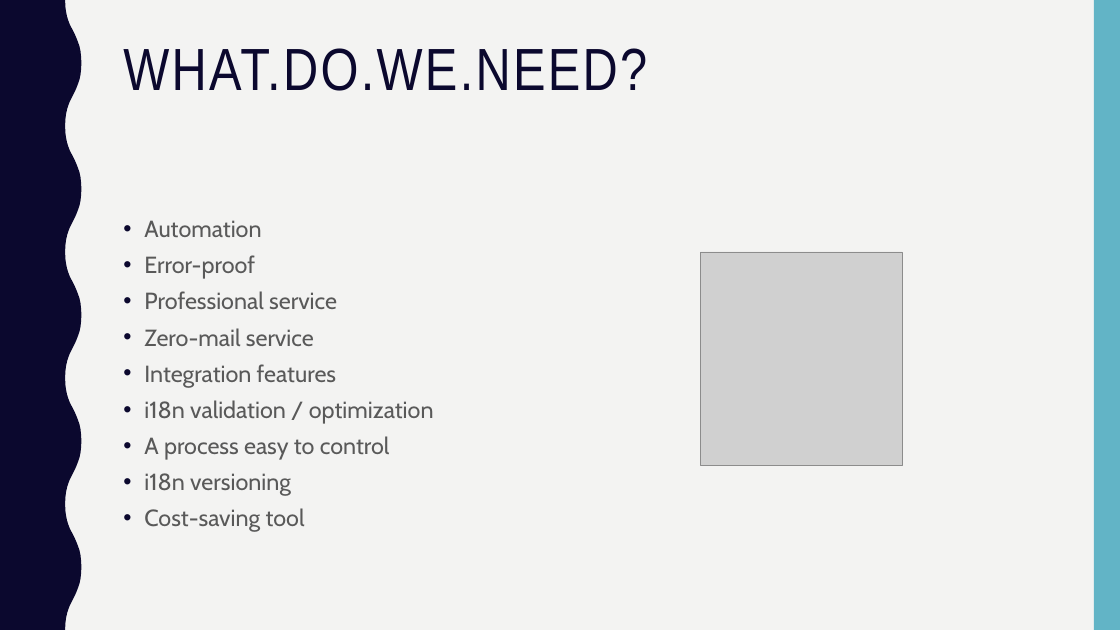
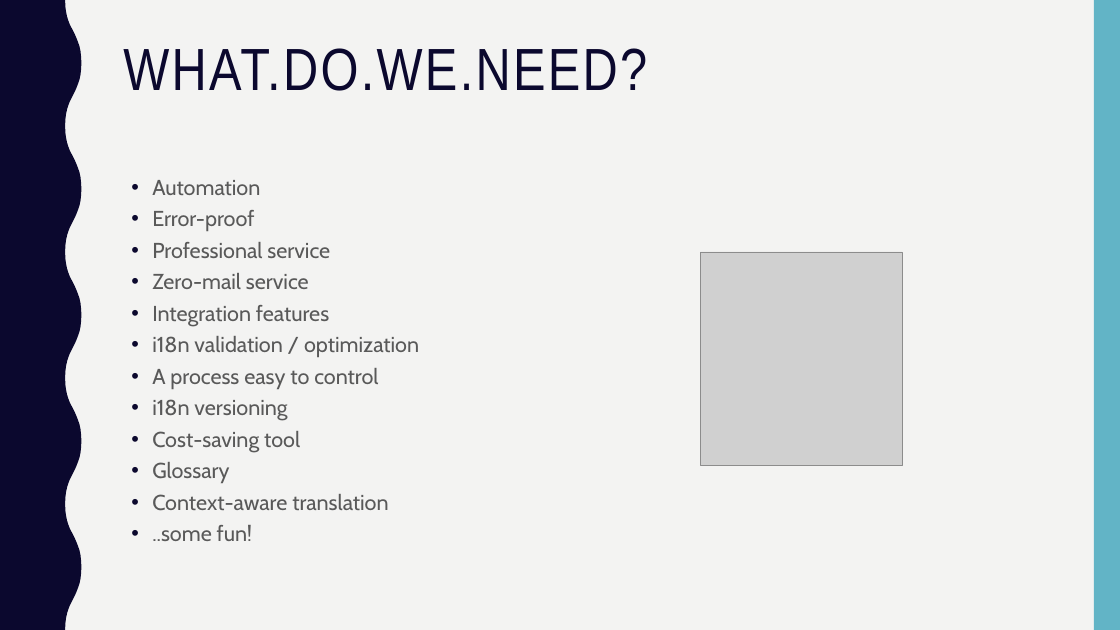
Before and after one commit to matteopelucco/lokalise, a slide deck: slide 8 of presentation/lokalise.pptx. Drawn at 1120x630 pixels with LibreOffice and Linux fonts; fonts in the diff are those of the drawing; grey boxes stand for pictures. Boxes give left, top, right and bottom in pixels: in the first picture for what was removed or moved away, otherwise in the second. Text is boxed around its words. In the diff, an @@ line names an element or a change of style, - is before the commit and + after.

```diff
--- a/presentation/lokalise.pptx
+++ b/presentation/lokalise.pptx
@@ text "Automation": place and size @@
-text "Automation" at [144,220,434,532]
+text "Automation" at [152,180,419,541]
@@ text at [152,180,419,452]: size 20 to 18.5 pt in "Automation", "Error-proof", "Professional service", "Zero-mail service" and 5 more places; line spacing 1 to 0.9 @@
@@ text at [152,462,388,541]: paragraphs added @@
+• Glossary
+• Context-aware translation
+• ..some fun!
```
Also in this commit, not shown: 4 other slides changed, 21 slides added, 20 slides removed, 4 other files.
